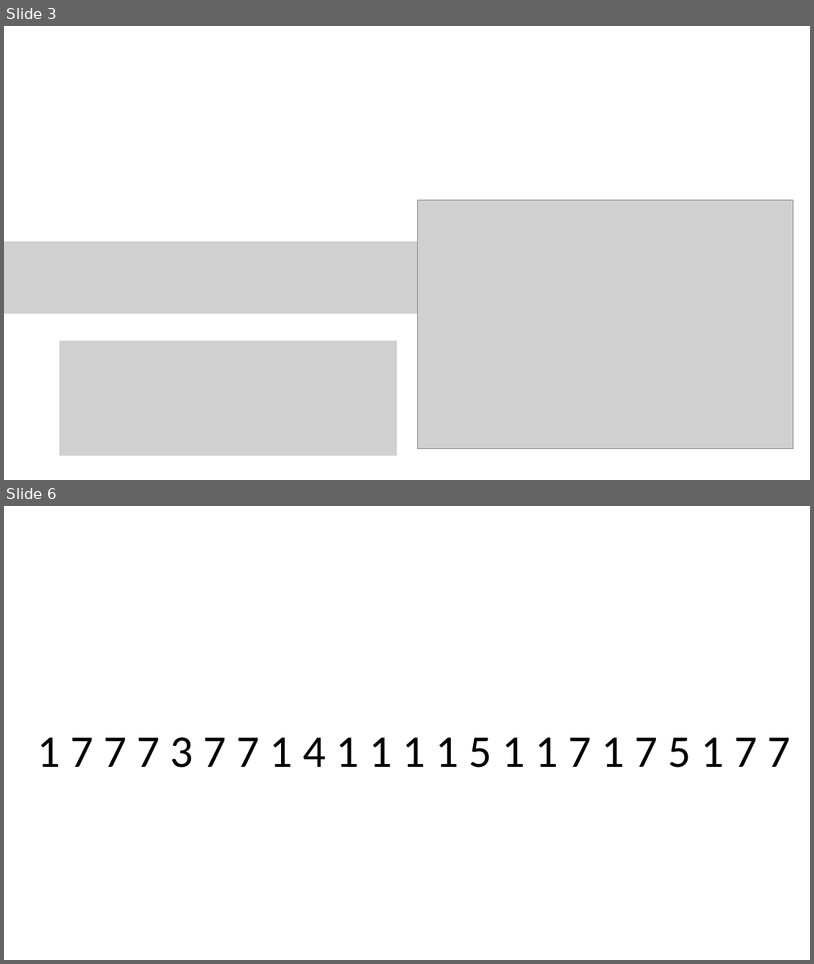
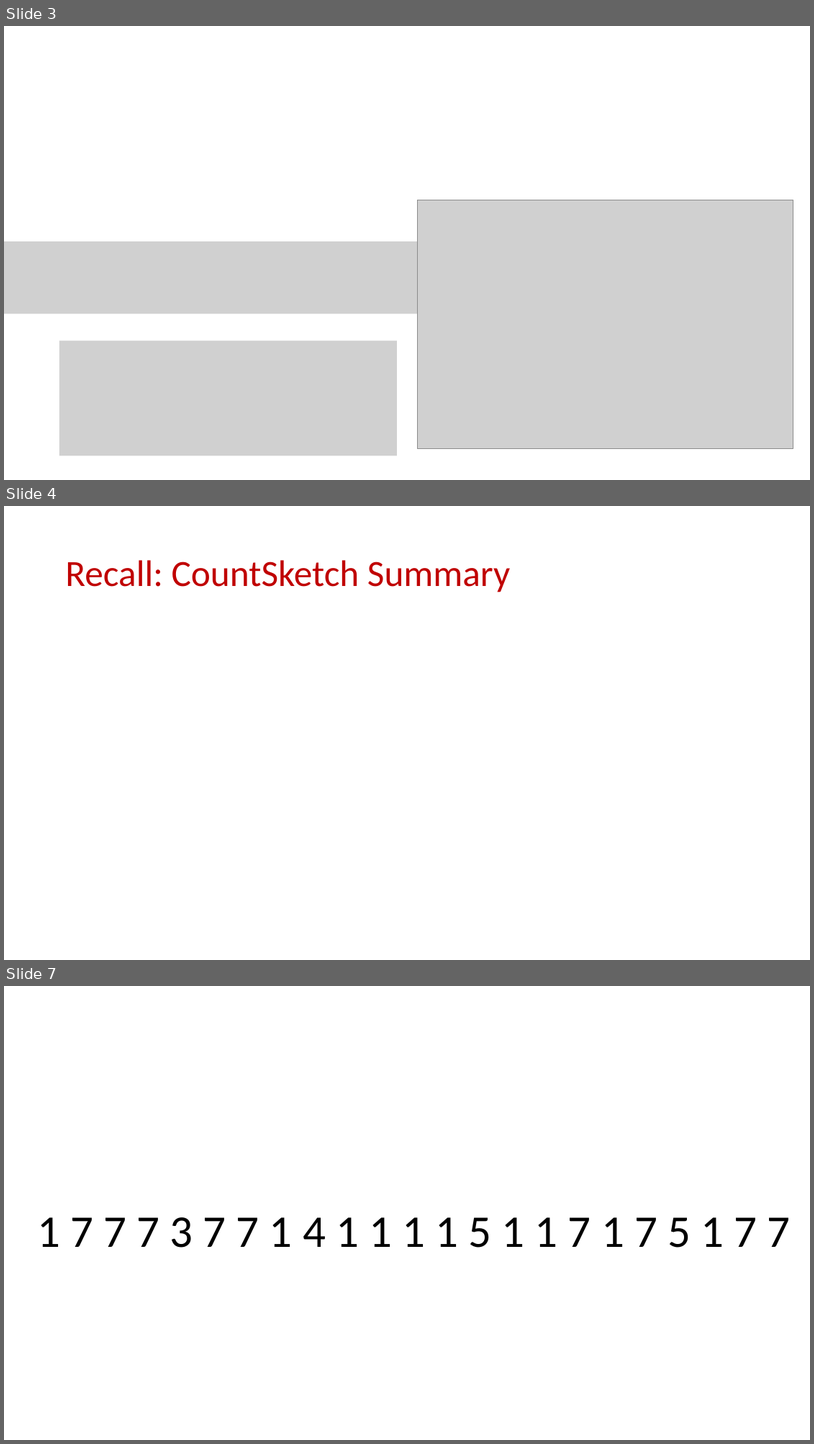
Before and after one commit to samsonzhou/samsonzhou.github.io, a slide deck: CSCE689-23/L14.pptx. Shown one above the other, each under a label of ours: slides 3 and 6 before the commit, slides 3, 4 and 7 after it; the slides between them are not shown. The pictures are 814x964 and 814x1444 pixels, drawn with LibreOffice and Linux fonts; fonts in the diff are those of the drawing; grey boxes stand for pictures. Boxes give left, top, right and bottom in pixels: in the first picture for what was removed or moved away, otherwise in the second. Text is boxed around its words. In the diff, an @@ line names an element or a change of style, - is before the commit and + after.

```diff
--- a/CSCE689-23/L14.pptx
+++ b/CSCE689-23/L14.pptx
@@ slide 4 added at bbox=[4, 506, 810, 960], background #FFFFFF @@
@@ title added at bbox=[65, 560, 510, 592], 44 pt, text #C00000 @@
+Recall: CountSketch Summary
@@ what was slide 6 is now slide 7 @@
```
